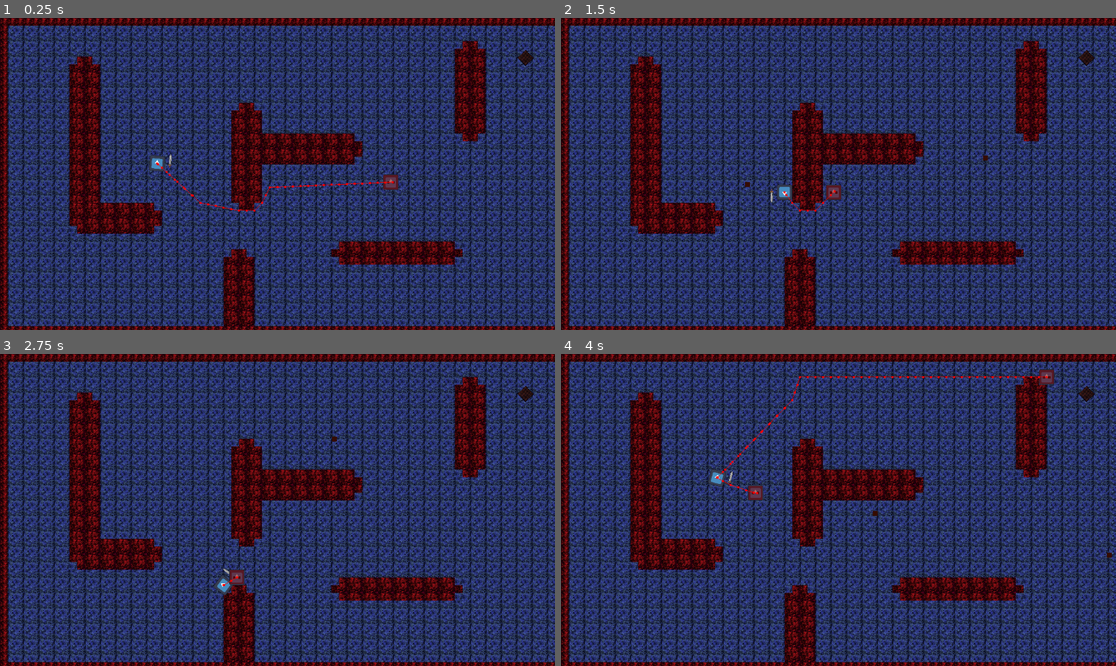
Above: before the commit, frames 1-4 (two rows, left to right).
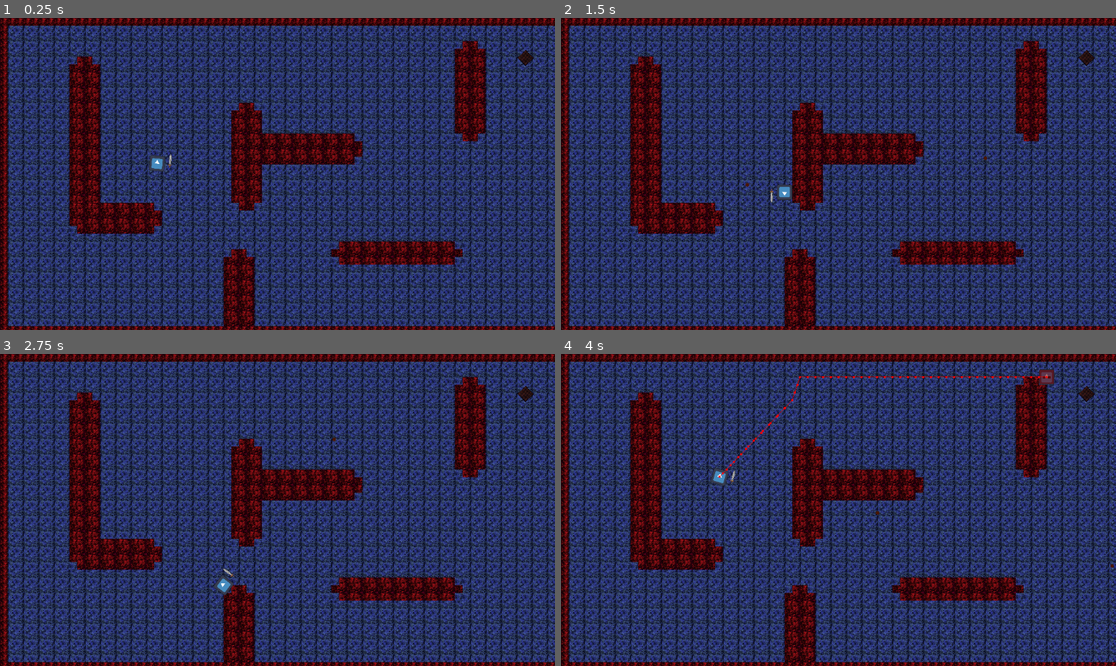
Above: after the commit, the same moments.

Repository: thielmeiers/Godot_Survival
Game: Godot game, scene res://scenes/world.tscn
Same seed, same stepped clock (60 frames per second), same inputs: the game is played once before the commit and once after it. The project has no main scene, so this scene is started directly. The engine's default icon, where the game draws it, is replaced by a stand-in: a white triangle on a blue panel in a dark square.
Inputs (mouse positions are in pixels of both pictures, inside the frame that each line leads up to):
- Up to frame 1 (0.25 s): no input
- Up to frame 2 (1.5 s): move the mouse to (960, 158) at 0.52 s; hold D (right) 0.53-1.28 s; click (960, 158) at 0.6 s; move the mouse to (727, 189) at 1.27 s; hold S (down) from 1.28 s (still down); click (727, 189) at 1.35 s
- Up to frame 3 (2.75 s): move the mouse to (333, 441) at 2.02 s; release S (down) at 2.03 s; hold D (right) from 2.03 s (still down); click (333, 441) at 2.1 s
- Up to frame 4 (4 s): tap Enter at 2.75 s; move the mouse to (810, 572) at 2.77 s; release D (right) at 2.78 s; hold W (up) 2.78-3.53 s; click (810, 572) at 2.85 s; move the mouse to (1005, 556) at 3.52 s; hold A (left) from 3.53 s (still down); click (1005, 556) at 3.6 s

The runs differ from the first frame. In frame 1, 0.3% of the frame differs, in the area x 28-72%, y 46-63%; in frame 2, 0.2%; in frame 3, 0.1%; in frame 4, 0.4%, in the area x 26-100%, y 16-69%.

Commit message:
bullets kill

Diff:
--- a/Godot_Survival/gd_scripts/bullet.gd
+++ b/Godot_Survival/gd_scripts/bullet.gd
@@ -4,10 +4,15 @@
 var direction: Vector2
 
 func _ready():
-	set_as_top_level(true)  # Allows the bullet to move independently
+	set_as_top_level(true)
 
 func _process(delta):
 	position += direction * SPEED * delta
 
 func _on_VisibilityNotifier2D_screen_exited():
-	queue_free()  # Destroys the bullet when it leaves the screen
+	queue_free()
+
+func _on_body_entered(body: Node2D) -> void:
+	if body.is_in_group("Enemy"):
+		body.queue_free()
+		queue_free()
--- a/Godot_Survival/gd_scripts/spawner.gd
+++ b/Godot_Survival/gd_scripts/spawner.gd
@@ -4,7 +4,7 @@
 	]
 @export var spawn_interval = 3.0
 var spawn_timer = Timer
-# Called when the node enters the scene tree for the first time.
+
 func _ready():
 	spawn_timer = Timer.new()
 	spawn_timer.wait_time = spawn_interval
--- a/Godot_Survival/scenes/player_scenes/bullet.tscn
+++ b/Godot_Survival/scenes/player_scenes/bullet.tscn
@@ -2,20 +2,28 @@
 
 [ext_resource type="Script" path="res://gd_scripts/bullet.gd" id="1_pdwv3"]
 
-[sub_resource type="CapsuleShape2D" id="CapsuleShape2D_tr7mm"]
-radius = 5.0
-height = 10.0
+[sub_resource type="CircleShape2D" id="CircleShape2D_fnqfr"]
+radius = 4.0
 
 [node name="bullet" type="Area2D"]
 script = ExtResource("1_pdwv3")
 
 [node name="ColorRect" type="ColorRect" parent="."]
-offset_left = -5.0
-offset_top = -5.0
-offset_right = 5.0
-offset_bottom = 5.0
-color = Color(0.207621, 0.04623, 0, 1)
+offset_top = -4.0
+offset_right = 6.0
+offset_bottom = 2.0
+rotation = 0.784725
+color = Color(0.290196, 0.0862745, 0.00784314, 1)
+
+[node name="ColorRect2" type="ColorRect" parent="."]
+offset_left = -3.0
+offset_top = -3.0
+offset_right = 3.0
+offset_bottom = 3.0
+rotation = -0.000938512
+color = Color(0.289965, 0.0873908, 0.00907559, 1)
 
 [node name="CollisionShape2D" type="CollisionShape2D" parent="."]
-shape = SubResource("CapsuleShape2D_tr7mm")
-debug_color = Color(0.898012, 0.297531, 0.274919, 0.42)
+shape = SubResource("CircleShape2D_fnqfr")
+
+[connection signal="body_entered" from="." to="." method="_on_body_entered"]
--- a/Godot_Survival/scenes/world.tscn
+++ b/Godot_Survival/scenes/world.tscn
@@ -1,8 +1,7 @@
-[gd_scene load_steps=11 format=4 uid="uid://b0uwlfhqm05l0"]
+[gd_scene load_steps=10 format=4 uid="uid://b0uwlfhqm05l0"]
 
 [ext_resource type="Texture2D" uid="uid://y3mfuytcjllr" path="res://assets/tilesets/pixil-frame-0.png" id="1_2hc5t"]
 [ext_resource type="PackedScene" uid="uid://bxywj0maqveij" path="res://scenes/player_scenes/player.tscn" id="2_vg6qj"]
-[ext_resource type="PackedScene" uid="uid://bqcgci6eg3cn" path="res://scenes/enemy_scenes/enemy.tscn" id="3_psqdh"]
 [ext_resource type="PackedScene" uid="uid://cv21bjkgfbwnv" path="res://scenes/enemy_scenes/spawner.tscn" id="4_eocx4"]
 
 [sub_resource type="NavigationPolygon" id="NavigationPolygon_5ugum"]
@@ -63,8 +62,5 @@
 [node name="player" parent="." instance=ExtResource("2_vg6qj")]
 position = Vector2(326, 302)
 
-[node name="enemy" parent="." instance=ExtResource("3_psqdh")]
-position = Vector2(858, 339)
-
 [node name="Spawner" parent="." instance=ExtResource("4_eocx4")]
 position = Vector2(1091, 83)
